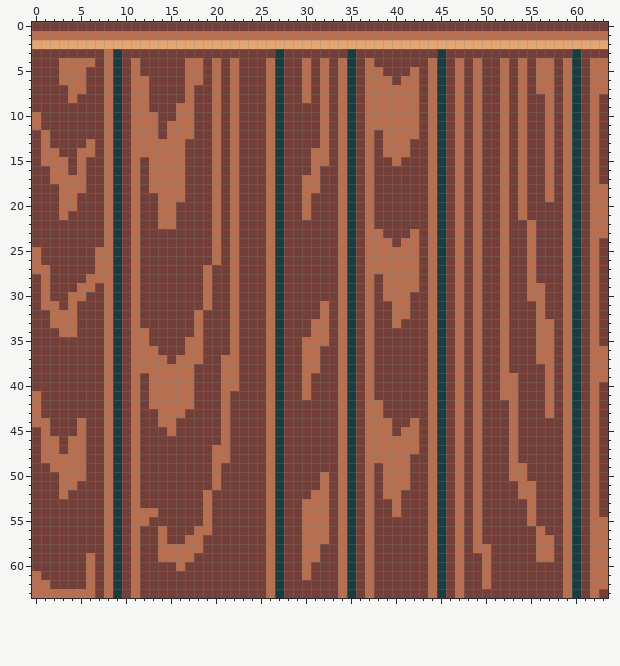
Edited in one commit: pixel-art sprite (images/wood.png). Above is the file before it was changed.
The file is 64x64 pixels.
After:
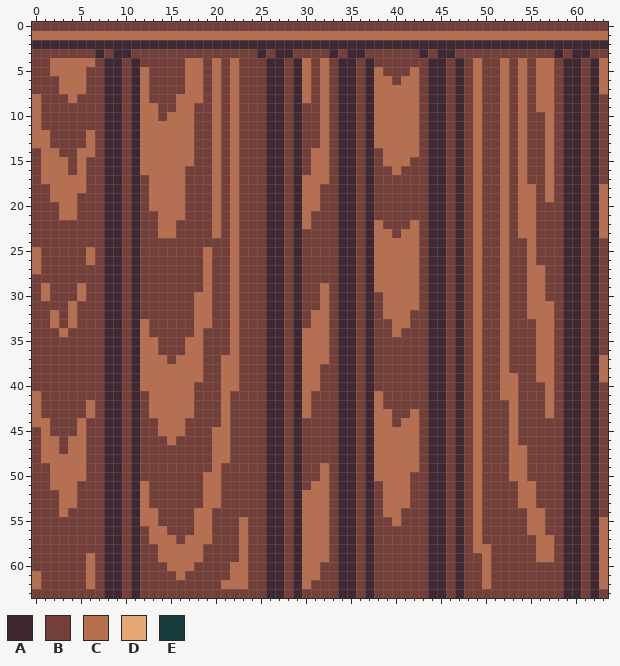
Palette (. is transparent): A #3f2832  B #743f39  C #b86f50  D #e4a672  E #193d3f
Changes in this commit:
Changed rows in their new state; - is an unchanged pixel.
first column x 0:
 2 AAAAAAAAAAAAAAAAAAAAAAAAAAAAAAAAAAAAAAAAAAAAAAAAAAAAAAAAAAAAAAAA
 3 -------ABAA--------------A-AA----A-AA------A-AA-----------A-AA--
 4 --C-----AA-A--------------AA-A----AA-A------AA-A-----------AA-A-
 5 --C-----AA-AC-------------AA-A----AA-A------AA-A-----------AA-A-
 6 --------AA-A--------------AA-A----AA-A------AA-A-----------AA-A-
 7 ---C----AA-A------C-------AA-A----AA-A------AA-A-----------AA-A-
 8 C-------AA-A----C-C-------AA-A----AA-A------AA-A--------C--AA-A-
 9 C-------AA-A-C------------AA-A----AA-A------AA-A--------C--AA-A-
10 --------AA-A---C----------AA-A----AA-A------AA-A-----------AA-A-
11 --------AA-A--C-----------AA-A----AA-A------AA-A-----------AA-A-
12 C-----C-AA-A--C-----------AA-A----AA-AC-----AA-A-----------AA-A-
13 C-------AA-A-----C--------AA-A----AA-AC---C-AA-A-----------AA-A-
14 --------AA-A-----C--------AA-A----AA-A----C-AA-A-----------AA-A-
15 --------AA-AC----C--------AA-A----AA-A-C-C--AA-A-----------AA-A-
16 -C------AA-AC-------------AA-A--C-AA-A--C---AA-A-----------AA-A-
17 -C------AA-A--------------AA-A--C-AA-A------AA-A-----------AA-A-
18 --C-----AA-A--------------AA-A----AA-A------AA-A-------C---AA-A-
19 --C-----AA-A-C------------AA-A-C--AA-A------AA-A-------C---AA-A-
20 --------AA-A-C--C---------AA-A-C--AA-A------AA-A-------C---AA-A-
21 ----C---AA-A----C---------AA-A----AA-A------AA-A-------C---AA-A-
22 --------AA-A--------------AA-AC---AA-AC---C-AA-A------C----AA-A-
23 --------AA-A--CC----------AA-A----AA-A-C-C--AA-A------C----AA-A-
24 --------AA-A--------B-----AA-A----AA-A--C---AA-A-----------AA-A-
25 ------CBAA-A-------CB-----AA-A----AA-A------AA-A-----------AA-A-
26 ------CBAA-A-------CB-----AA-A----AA-A------AA-A-----------AA-A-
27 -B-----BAA-A--------------AA-A----AA-A------AA-A--------C--AA-A-
28 -B----BBAA-A--------------AA-A----AA-AC-----AA-A--------C--AA-A-
29 ------B-AA-A--------------AA-A--C-AA-AC-----AA-A-----------AA-A-
30 ----B---AA-A------C-------AA-A--C-AA-A----C-AA-A-----------AA-A-
31 -BB-----AA-A------C-------AA-A----AA-A-C--C-AA-A-------C-C-AA-A-
32 ---B----AA-A-------C------AA-A-C--AA-A-C----AA-A-------C-C-AA-A-
33 ---B----AA-AC------C------AA-A----AA-A---C--AA-A-----------AA-A-
34 ----B---AA-A--------------AA-AC---AA-A--C---AA-A-----------AA-A-
35 --------AA-A-C------------AA-A----AA-A------AA-A-----------AA-A-
36 --------AA-A--------------AA-A--C-AA-A------AA-A-----------AA-AB
37 --------AA-A--------------AA-A--C-AA-A------AA-A-----------AA-A-
38 --------AA-A------C-------AA-A----AA-A------AA-A--------C--AA-A-
39 --------AA-AC-----C-------AA-A-C--AA-A------AA-A--------C--AA-A-
40 --------AA-AC-------------AA-A-C--AA-A------AA-A-----------AA-A-
41 --------AA-A--------------AA-A----AA-AC-----AA-A-----------AA-A-
42 ------C-AA-A--------------AA-AC---AA-A------AA-A-----------AA-A-
43 ------C-AA-A-C---C--------AA-AC---AA-A-C--C-AA-A-----------AA-A-
44 --------AA-A----C---------AA-A----AA-A---C--AA-A-----------AA-A-
45 --------AA-A--C-C---C-----AA-A----AA-A--C---AA-A-----------AA-A-
46 --------AA-A---C----C-----AA-A----AA-A------AA-A-----------AA-A-
47 --------AA-A--------------AA-A----AA-A------AA-A------C----AA-A-
48 --------AA-A--------------AA-A----AA-A----C-AA-A------C----AA-A-
49 --------AA-A--------------AA-A--C-AA-AC---C-AA-A-----------AA-A-
50 --C-----AA-A-------C------AA-A----AA-AC-----AA-A-----------AA-A-
51 --C-----AA-AC------C------AA-A-C--AA-A------AA-A-----------AA-A-
52 ----C---AA-AC-------C-----AA-AC---AA-A---C--AA-A-----------AA-A-
53 ---CC---AA-AC-------C-----AA-A----AA-A-C-C--AA-A------C----AA-A-
54 ---C----AA-A------C-------AA-A----AA-A-C----AA-A--------C--AA-A-
55 --------AA-A-C----C----C--AA-A----AA-A--C---AA-A--------C--AA-A-
56 --------AA-A-C---------C--AA-A----AA-A------AA-A-------C---AA-A-
57 --------AA-A-C-C---C---C--AA-A----AA-A------AA-A-----------AA-A-
58 --------AA-A-----------C--AA-A--C-AA-A------AA-A-----------AA-A-
59 --------AA-A------C----C--AA-A--C-AA-A------AA-A-----------AA-A-
60 --------AA-A---C-C----CC--AA-A-C--AA-A------AA-A-----------AA-A-
61 --------AA-A----C-----CC--AA-A-C--AA-A------AA-A-----------AA-A-
62 -B------AA-A---------CCC--AA-AC---AA-A------AA-A-----------AA-A-
63 BBBBBBB-AA-A--------------AA-A----AA-A------AA-A-----------AA-A-
Where, in picture pixels (left, top, right, bottom), the same in both pictures:
changed: (32, 40, 608, 598)
